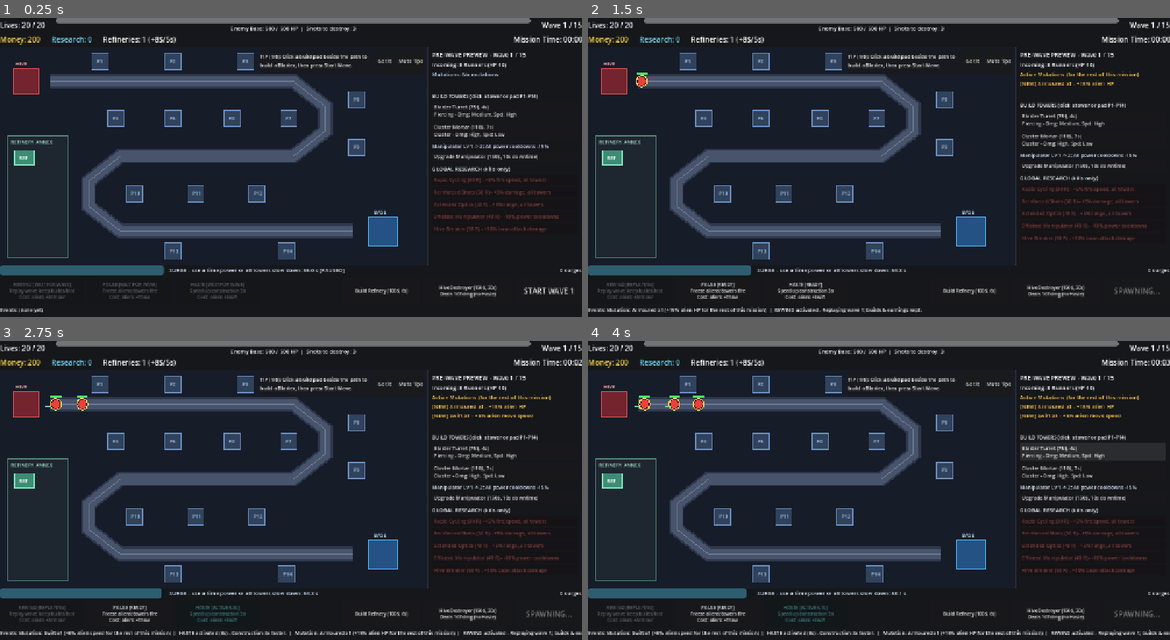
Above: before the commit, frames 1-4 (two rows, left to right).
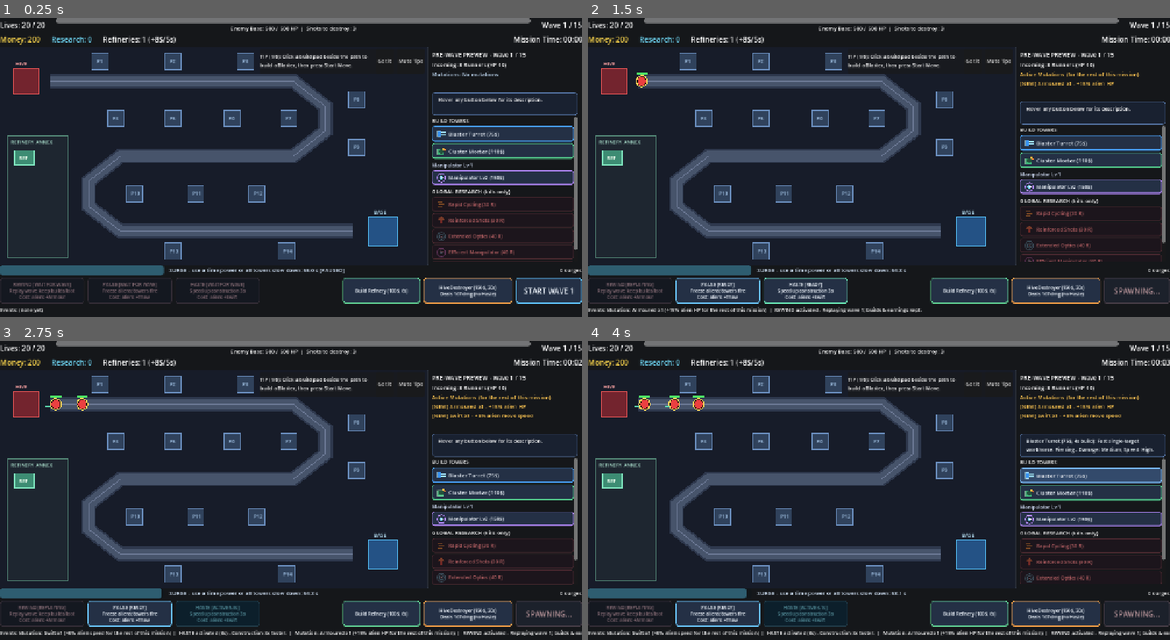
Above: after the commit, the same moments.

Repository: toxicw8st/time-defense
Game: Godot game, scene res://scenes/main.tscn
Two runs of this game, one before a commit and one after it. Both use one fixed random seed, a clock stepped at 60 frames per second and the inputs below.
Inputs:
- Up to frame 1 (0.25 s): no input
- Up to frame 2 (1.5 s): click "START WAVE 1" at 0.5 s; click "REWIND [READY] Replay wave, k…" at 1.25 s
- Up to frame 3 (2.75 s): click "HASTE [READY] Speed up constr…" at 2 s
- Up to frame 4 (4 s): click "Blaster Turret (75$, 4s) Pier…" (after the commit: "Blaster Turret (75$)") at 2.75 s; click "[CLICK PAD] Blaster Turret (7…" at 3.5 s

The runs differ from the first frame. In frame 1, 11% of the frame differs, in the area x 0-100%, y 24-96%; in frame 2, 12%, in the area x 0-100%, y 27-96%; in frame 3, 10%; in frame 4, 11%.

Commit message:
Polish right-panel buttons with raised styles, 24x24 icons, and hover descriptions

Diff:
--- a/scenes/hud.tscn
+++ b/scenes/hud.tscn
@@ -108,6 +108,23 @@
 [node name="HSeparator" type="HSeparator" parent="RightPanel/Margin/VBox"]
 layout_mode = 2
 
+[node name="HoverInfoPanel" type="PanelContainer" parent="RightPanel/Margin/VBox"]
+layout_mode = 2
+
+[node name="HoverMargin" type="MarginContainer" parent="RightPanel/Margin/VBox/HoverInfoPanel"]
+layout_mode = 2
+theme_override_constants/margin_left = 6
+theme_override_constants/margin_top = 4
+theme_override_constants/margin_right = 6
+theme_override_constants/margin_bottom = 4
+
+[node name="HoverInfoLabel" type="Label" parent="RightPanel/Margin/VBox/HoverInfoPanel/HoverMargin"]
+custom_minimum_size = Vector2(0, 34)
+layout_mode = 2
+theme_override_font_sizes/font_size = 11
+text = "Hover any button below for its description."
+autowrap_mode = 3
+
 [node name="Scroll" type="ScrollContainer" parent="RightPanel/Margin/VBox"]
 layout_mode = 2
 size_flags_vertical = 3
@@ -128,18 +145,18 @@
 autowrap_mode = 3
 
 [node name="BuildBlasterButton" type="Button" parent="RightPanel/Margin/VBox/Scroll/ContentVBox/BuildMenuBox"]
-layout_mode = 2
-theme_override_font_sizes/font_size = 11
+custom_minimum_size = Vector2(0, 34)
+layout_mode = 2
+theme_override_font_sizes/font_size = 12
 text = "Blaster Turret (75$)"
 alignment = 0
-autowrap_mode = 3
 
 [node name="BuildMortarButton" type="Button" parent="RightPanel/Margin/VBox/Scroll/ContentVBox/BuildMenuBox"]
-layout_mode = 2
-theme_override_font_sizes/font_size = 11
+custom_minimum_size = Vector2(0, 34)
+layout_mode = 2
+theme_override_font_sizes/font_size = 12
 text = "Cluster Mortar (110$)"
 alignment = 0
-autowrap_mode = 3
 
 [node name="TowerPanelBox" type="VBoxContainer" parent="RightPanel/Margin/VBox/Scroll/ContentVBox"]
 visible = false
@@ -163,31 +180,32 @@
 text = "Status: Active"
 
 [node name="UpgradeDmgButton" type="Button" parent="RightPanel/Margin/VBox/Scroll/ContentVBox/TowerPanelBox"]
+custom_minimum_size = Vector2(0, 30)
 layout_mode = 2
 theme_override_font_sizes/font_size = 11
 text = "Damage"
 alignment = 0
-autowrap_mode = 3
 
 [node name="UpgradeRngButton" type="Button" parent="RightPanel/Margin/VBox/Scroll/ContentVBox/TowerPanelBox"]
+custom_minimum_size = Vector2(0, 30)
 layout_mode = 2
 theme_override_font_sizes/font_size = 11
 text = "Range"
 alignment = 0
-autowrap_mode = 3
 
 [node name="UpgradeSpdButton" type="Button" parent="RightPanel/Margin/VBox/Scroll/ContentVBox/TowerPanelBox"]
+custom_minimum_size = Vector2(0, 30)
 layout_mode = 2
 theme_override_font_sizes/font_size = 11
 text = "Fire Rate"
 alignment = 0
-autowrap_mode = 3
 
 [node name="SellButton" type="Button" parent="RightPanel/Margin/VBox/Scroll/ContentVBox/TowerPanelBox"]
+custom_minimum_size = Vector2(0, 30)
 layout_mode = 2
 theme_override_font_sizes/font_size = 11
 text = "Sell Tower"
-autowrap_mode = 3
+alignment = 0
 
 [node name="ManipulatorBox" type="VBoxContainer" parent="RightPanel/Margin/VBox/Scroll/ContentVBox"]
 layout_mode = 2
@@ -200,11 +218,11 @@
 autowrap_mode = 3
 
 [node name="ManipUpgradeButton" type="Button" parent="RightPanel/Margin/VBox/Scroll/ContentVBox/ManipulatorBox"]
-layout_mode = 2
-theme_override_font_sizes/font_size = 11
-text = "Upgrade Manipulator (150$, 10s)"
-alignment = 0
-autowrap_mode = 3
+custom_minimum_size = Vector2(0, 32)
+layout_mode = 2
+theme_override_font_sizes/font_size = 11
+text = "Upgrade Manipulator (150$)"
+alignment = 0
 
 [node name="ResearchBox" type="VBoxContainer" parent="RightPanel/Margin/VBox/Scroll/ContentVBox"]
 layout_mode = 2
--- a/scripts/hud.gd
+++ b/scripts/hud.gd
@@ -16,6 +16,8 @@
 @onready var preview_body_label: Label = $RightPanel/Margin/VBox/PreviewBodyLabel
 @onready var preview_mutations_label: Label = $RightPanel/Margin/VBox/PreviewMutationsLabel
 @onready var wave_summary_label: Label = $RightPanel/Margin/VBox/WaveSummaryLabel
+@onready var hover_info_panel: PanelContainer = $RightPanel/Margin/VBox/HoverInfoPanel
+@onready var hover_info_label: Label = $RightPanel/Margin/VBox/HoverInfoPanel/HoverMargin/HoverInfoLabel
 
 @onready var build_menu_box: VBoxContainer = $RightPanel/Margin/VBox/Scroll/ContentVBox/BuildMenuBox
 @onready var build_pad_label: Label = $RightPanel/Margin/VBox/Scroll/ContentVBox/BuildMenuBox/BuildPadLabel
@@ -84,6 +86,10 @@
 var _event_feed: Array[String] = []
 var _banner_timer: float = 0.0
 var _pulse_accum: float = 0.0
+var _icons: Dictionary = {}
+var _hover_descriptions: Dictionary = {}
+var _hovered_button: Button = null
+var _armed_style_state: Dictionary = {"blaster": false, "mortar": false}
 
 const RESEARCH_ORDER: Array[String] = [
 	"rapid_cycling",
@@ -135,6 +141,7 @@
 	sell_button.pressed.connect(_on_sell_pressed)
 
 	_build_research_buttons()
+	_setup_right_panel_buttons()
 
 	GameState.mission_ended.connect(_on_mission_ended)
 	GameState.mission_reset.connect(_on_mission_reset)
@@ -154,8 +161,8 @@
 func _build_research_buttons() -> void:
 	for key in RESEARCH_ORDER:
 		var btn := Button.new()
+		btn.custom_minimum_size = Vector2(0, 30)
 		btn.alignment = HORIZONTAL_ALIGNMENT_LEFT
-		btn.autowrap_mode = TextServer.AUTOWRAP_WORD_SMART
 		btn.add_theme_font_size_override("font_size", 11)
 		btn.pressed.connect(func() -> void:
 			if economy_ref != null:
@@ -164,6 +171,68 @@
 		)
 		research_list_box.add_child(btn)
 		_research_buttons[key] = btn
+
+
+func _setup_right_panel_buttons() -> void:
+	hover_info_panel.add_theme_stylebox_override("panel", UIIcons.make_button_style(Color(0.10, 0.13, 0.19), Color(0.32, 0.44, 0.62), 1))
+
+	var icon_keys: Array[String] = [
+		"blaster", "mortar", "damage", "range", "fire_rate", "sell", "manipulator",
+		"rapid_cycling", "reinforced_shots", "extended_optics", "efficient_manipulator", "hive_breaker",
+	]
+	for k in icon_keys:
+		_icons[k] = UIIcons.create_icon(k)
+
+	_init_styled_button(build_blaster_button, _icons["blaster"], Color(0.28, 0.62, 0.95))
+	_init_styled_button(build_mortar_button, _icons["mortar"], Color(0.32, 0.78, 0.54))
+	_init_styled_button(upg_dmg_button, _icons["damage"], Color(0.92, 0.48, 0.35))
+	_init_styled_button(upg_rng_button, _icons["range"], Color(0.35, 0.82, 0.95))
+	_init_styled_button(upg_spd_button, _icons["fire_rate"], Color(0.95, 0.82, 0.32))
+	_init_styled_button(sell_button, _icons["sell"], Color(0.88, 0.72, 0.25))
+	_init_styled_button(manip_upgrade_button, _icons["manipulator"], Color(0.68, 0.52, 0.95))
+
+	for key in RESEARCH_ORDER:
+		var btn: Button = _research_buttons[key]
+		_init_styled_button(btn, _icons[key], Color(0.42, 0.72, 0.92))
+
+	# Also style Bottom Bar buttons so every clickable button reads cleanly
+	UIIcons.apply_right_button_theme(rewind_button, Color(0.75, 0.58, 0.95))
+	UIIcons.apply_right_button_theme(pause_button, Color(0.42, 0.78, 0.98))
+	UIIcons.apply_right_button_theme(haste_button, Color(0.42, 0.92, 0.72))
+	UIIcons.apply_right_button_theme(refinery_button, Color(0.38, 0.82, 0.58))
+	UIIcons.apply_right_button_theme(charge_button, Color(0.95, 0.62, 0.28))
+	UIIcons.apply_right_button_theme(start_wave_button, Color(0.38, 0.78, 1.0))
+
+
+func _init_styled_button(btn: Button, icon_tex: Texture2D, accent: Color) -> void:
+	btn.icon = icon_tex
+	btn.expand_icon = false
+	UIIcons.apply_right_button_theme(btn, accent)
+	btn.mouse_entered.connect(func() -> void:
+		_hovered_button = btn
+		_refresh_hover_info()
+	)
+	btn.mouse_exited.connect(func() -> void:
+		if _hovered_button == btn:
+			_hovered_button = null
+			_refresh_hover_info()
+	)
+
+
+func _set_button_description(btn: Button, desc: String) -> void:
+	_hover_descriptions[btn] = desc
+	btn.tooltip_text = desc
+	if _hovered_button == btn:
+		_refresh_hover_info()
+
+
+func _refresh_hover_info() -> void:
+	if _hovered_button != null and _hover_descriptions.has(_hovered_button):
+		hover_info_label.text = _hover_descriptions[_hovered_button]
+		hover_info_label.modulate = Color(0.95, 0.98, 1.0)
+	else:
+		hover_info_label.text = "Hover any button below for its description."
+		hover_info_label.modulate = Color(0.68, 0.76, 0.88)
 
 
 func set_references(
@@ -342,35 +411,44 @@
 			phase_note,
 		]
 		manip_status_label.modulate = Color(1.0, 0.78, 0.35)
-		manip_upgrade_button.text = "Upgrading (%s)" % _format_mmss(m.manipulator_upgrading_remaining)
+		manip_upgrade_button.text = "Manipulator (%s)" % _format_mmss(m.manipulator_upgrading_remaining)
 		manip_upgrade_button.disabled = true
-		manip_upgrade_button.modulate = Color(0.75, 0.75, 0.75)
+		manip_upgrade_button.modulate = Color(0.85, 0.85, 0.88)
+		_set_button_description(manip_upgrade_button, "Upgrading Manipulator: all time powers are OFFLINE, Base is locked, and Surge is paused.")
 		return
 
 	if m.manipulator_level >= Balance.MANIPULATOR_MAX_LEVEL:
-		manip_status_label.text = "Manipulator Lv %d / %d (MAX)" % [m.manipulator_level, Balance.MANIPULATOR_MAX_LEVEL]
+		manip_status_label.text = "Manipulator Lv %d / %d" % [m.manipulator_level, Balance.MANIPULATOR_MAX_LEVEL]
 		manip_status_label.modulate = Color(0.55, 0.95, 0.65)
 		manip_upgrade_button.text = "Manipulator MAX"
 		manip_upgrade_button.disabled = true
-		manip_upgrade_button.modulate = Color(0.75, 0.9, 0.75)
+		manip_upgrade_button.modulate = Color(0.75, 0.95, 0.78)
+		_set_button_description(manip_upgrade_button, "Manipulator is at maximum prototype level (Lv 5).")
 		return
 
 	var next_lvl: int = m.manipulator_level + 1
 	var cfg: Dictionary = Balance.MANIPULATOR_UPGRADES[next_lvl]
 	var cost: int = int(cfg["cost"])
 	var btime: int = int(cfg["build_time"])
-	manip_status_label.text = "Manipulator Lv %d -> %d: %s" % [m.manipulator_level, next_lvl, cfg["benefit_text"]]
+	manip_status_label.text = "Manipulator Lv %d" % m.manipulator_level
 	manip_status_label.modulate = Color(0.85, 0.9, 1.0)
+	_set_button_description(manip_upgrade_button, "Lv %d -> %d (%d$, %ds in wave): %s. Takes all powers OFFLINE & locks Base while building (Surge pauses)." % [
+		m.manipulator_level,
+		next_lvl,
+		cost,
+		btime,
+		cfg["benefit_text"],
+	])
 	if GameState.is_base_charging():
-		manip_upgrade_button.text = "Upgrade (%d$, %ds) [BASE BUSY]" % [cost, btime]
+		manip_upgrade_button.text = "Manipulator Lv%d (%d$) [BUSY]" % [next_lvl, cost]
 		manip_upgrade_button.disabled = true
-		manip_upgrade_button.modulate = Color(0.72, 0.72, 0.72)
+		manip_upgrade_button.modulate = Color(0.78, 0.78, 0.82)
 		return
 
 	var can_buy: bool = time_powers_ref != null and time_powers_ref.can_upgrade_manipulator()
-	manip_upgrade_button.text = "Upgrade Manipulator (%d$, %ds downtime)" % [cost, btime]
+	manip_upgrade_button.text = "Manipulator Lv%d (%d$)" % [next_lvl, cost]
 	manip_upgrade_button.disabled = not can_buy
-	manip_upgrade_button.modulate = Color.WHITE if can_buy else Color(1.0, 0.45, 0.45)
+	manip_upgrade_button.modulate = Color.WHITE if can_buy else Color(1.0, 0.65, 0.65)
 
 
 func _refresh_preview_panel() -> void:
@@ -428,17 +506,22 @@
 			tower_status_label.text = "Status: Active"
 			tower_status_label.modulate = Color(0.55, 0.95, 0.65)
 
-		_style_upgrade_button(upg_dmg_button, "Damage (+25%)", "damage", _selected_tower, money)
-		_style_upgrade_button(upg_rng_button, "Range (+12%)", "range", _selected_tower, money)
-		_style_upgrade_button(upg_spd_button, "Fire Rate (+15%)", "fire_rate", _selected_tower, money)
+		_style_upgrade_button(upg_dmg_button, "Damage", "damage", _selected_tower, money, "+25% damage per level")
+		_style_upgrade_button(upg_rng_button, "Range", "range", _selected_tower, money, "+12% range per level")
+		_style_upgrade_button(upg_spd_button, "Fire Rate", "fire_rate", _selected_tower, money, "+15% fire speed per level")
 
 		var refund: int = _selected_tower.get_sell_refund()
 		sell_button.disabled = GameState.mission.is_over
+		_set_button_description(sell_button, "Sell this tower for %d money (50%% of %d total spent) and free pad P%d." % [
+			refund,
+			_selected_tower.total_spent,
+			_selected_tower.pad_index + 1,
+		])
 		if _sell_confirm_armed:
-			sell_button.text = "CONFIRM SELL (+%d money)" % refund
+			sell_button.text = "CONFIRM SELL (+%d$)" % refund
 			sell_button.modulate = Color(1.0, 0.55, 0.45)
 		else:
-			sell_button.text = "Sell Tower (+%d money, 50%%)" % refund
+			sell_button.text = "Sell Tower (+%d$)" % refund
 			sell_button.modulate = Color.WHITE
 	elif _selected_pad_idx >= 0:
 		build_menu_box.visible = true
@@ -451,9 +534,9 @@
 		tower_panel_box.visible = false
 		var pending: String = map_ref.pending_build_type if map_ref != null else ""
 		if pending != "":
-			build_pad_label.text = "CLICK AN EMPTY PAD (P1-P14) TO PLACE %s (right-click cancels)" % Balance.TOWERS[pending]["name"].to_upper()
+			build_pad_label.text = "CLICK PAD P1-P14 TO PLACE %s" % Balance.TOWERS[pending]["name"].to_upper()
 		else:
-			build_pad_label.text = "BUILD TOWERS (click a tower or pad P1-P14)"
+			build_pad_label.text = "BUILD TOWERS"
 		_style_build_button(build_blaster_button, "blaster", money, pending == "blaster")
 		_style_build_button(build_mortar_button, "mortar", money, pending == "mortar")
 
@@ -465,15 +548,20 @@
 		var cfg: Dictionary = Balance.RESEARCH_NODES[key]
 		var cost: int = int(cfg["cost"])
 		var owned: bool = GameState.mission.owned_research.get(key, false)
+		_set_button_description(btn, "%s (%d Research): %s (applies globally, instant)." % [
+			cfg["name"],
+			cost,
+			cfg["description"],
+		])
 		if owned:
-			btn.text = "[OWNED] %s (%s)" % [cfg["name"], cfg["description"]]
+			btn.text = "%s [OWNED]" % cfg["name"]
 			btn.disabled = true
-			btn.modulate = Color(0.55, 0.95, 0.65)
+			btn.modulate = Color(0.62, 0.95, 0.72)
 		else:
-			btn.text = "%s (%d R) - %s" % [cfg["name"], cost, cfg["description"]]
+			btn.text = "%s (%d R)" % [cfg["name"], cost]
 			var affordable: bool = res >= cost and not GameState.mission.is_over
 			btn.disabled = not affordable
-			btn.modulate = Color.WHITE if affordable else Color(1.0, 0.45, 0.45)
+			btn.modulate = Color.WHITE if affordable else Color(1.0, 0.65, 0.65)
 
 
 func _refresh_charge_button() -> void:
@@ -541,23 +629,33 @@
 	var cost: int = int(cfg["cost"])
 	var affordable: bool = money >= cost and not GameState.mission.is_over
 	var armed_prefix: String = "[CLICK PAD] " if is_armed else ""
-	btn.text = "%s%s (%d$, %ds)\n%s - Dmg: %s, Spd: %s" % [
-		armed_prefix,
+	btn.text = "%s%s (%d$)" % [armed_prefix, cfg["name"], cost]
+	btn.disabled = not affordable
+	if _armed_style_state.get(tower_type, false) != is_armed:
+		_armed_style_state[tower_type] = is_armed
+		var accent := Color(0.28, 0.62, 0.95) if tower_type == "blaster" else Color(0.32, 0.78, 0.54)
+		UIIcons.apply_right_button_theme(btn, accent, is_armed)
+
+	var desc: String = "%s (%d$, %ds build): %s. %s - Damage: %s, Speed: %s." % [
 		cfg["name"],
 		cost,
 		int(cfg["build_time"]),
+		cfg["role"],
 		cfg["damage_type_label"],
 		cfg["damage_rating"],
 		cfg["speed_rating"],
 	]
-	btn.disabled = not affordable
+	if tower_type == "mortar":
+		desc += " 60 px min blind spot."
+	_set_button_description(btn, desc)
+
 	if is_armed:
-		btn.modulate = Color(0.55, 0.95, 1.0)
-	else:
-		btn.modulate = Color.WHITE if affordable else Color(1.0, 0.45, 0.45)
-
-
-func _style_upgrade_button(btn: Button, title: String, key: String, tower: TowerUnit, money: int) -> void:
+		btn.modulate = Color(0.75, 0.98, 1.0)
+	else:
+		btn.modulate = Color.WHITE if affordable else Color(1.0, 0.65, 0.65)
+
+
+func _style_upgrade_button(btn: Button, title: String, key: String, tower: TowerUnit, money: int, desc_detail: String) -> void:
 	var lvl: int = int(tower.levels.get(key, 0))
 	var pips: String = ""
 	for i in range(Balance.TOWER_UPGRADE_MAX_LEVEL):
@@ -565,17 +663,25 @@
 	if lvl >= Balance.TOWER_UPGRADE_MAX_LEVEL:
 		btn.text = "%s %s MAX" % [title, pips]
 		btn.disabled = true
-		btn.modulate = Color(0.75, 0.9, 0.75)
+		btn.modulate = Color(0.75, 0.92, 0.78)
+		_set_button_description(btn, "%s is at maximum level (3/3): %s." % [title, desc_detail])
 		return
 	var cost: int = Balance.TOWER_UPGRADE_COSTS[lvl]
 	var btime: int = int(Balance.TOWER_UPGRADE_BUILD_TIMES[lvl])
 	var can_buy: bool = tower.can_start_upgrade(key)
-	btn.text = "%s %s - %d$ (%ds)" % [title, pips, cost, btime]
+	btn.text = "%s %s (%d$)" % [title, pips, cost]
 	btn.disabled = not can_buy
+	_set_button_description(btn, "Upgrade %s to Lvl %d/3 (%d$, %ds in wave): %s. Tower cannot fire while upgrading." % [
+		title,
+		lvl + 1,
+		cost,
+		btime,
+		desc_detail,
+	])
 	if money < cost:
-		btn.modulate = Color(1.0, 0.45, 0.45)
+		btn.modulate = Color(1.0, 0.65, 0.65)
 	elif not can_buy:
-		btn.modulate = Color(0.7, 0.7, 0.7)
+		btn.modulate = Color(0.8, 0.8, 0.85)
 	else:
 		btn.modulate = Color.WHITE
 
--- /dev/null
+++ b/scripts/ui_icons.gd
@@ -0,0 +1,125 @@
+extends RefCounted
+class_name UIIcons
+
+## Generates crisp 24x24 procedural icons and reusable button styles for the HUD.
+
+
+static func make_button_style(bg: Color, border: Color, bottom_border: int = 3) -> StyleBoxFlat:
+	var sb := StyleBoxFlat.new()
+	sb.bg_color = bg
+	sb.border_color = border
+	sb.border_width_left = 1
+	sb.border_width_right = 1
+	sb.border_width_top = 1
+	sb.border_width_bottom = bottom_border
+	sb.corner_radius_top_left = 5
+	sb.corner_radius_top_right = 5
+	sb.corner_radius_bottom_left = 5
+	sb.corner_radius_bottom_right = 5
+	sb.content_margin_left = 8
+	sb.content_margin_right = 8
+	sb.content_margin_top = 4
+	sb.content_margin_bottom = 4
+	return sb
+
+
+static func apply_right_button_theme(btn: Button, accent: Color = Color(0.36, 0.56, 0.82), armed: bool = false) -> void:
+	var normal_bg := Color(0.15, 0.25, 0.36) if armed else Color(0.14, 0.19, 0.27)
+	var normal_border := Color(0.35, 0.92, 1.0) if armed else accent
+	btn.add_theme_stylebox_override("normal", make_button_style(normal_bg, normal_border, 3))
+	btn.add_theme_stylebox_override("hover", make_button_style(Color(0.20, 0.29, 0.42), normal_border.lightened(0.28), 3))
+	btn.add_theme_stylebox_override("pressed", make_button_style(Color(0.10, 0.14, 0.20), normal_border, 1))
+	btn.add_theme_stylebox_override("focus", make_button_style(normal_bg, normal_border.lightened(0.2), 3))
+	btn.add_theme_stylebox_override("disabled", make_button_style(Color(0.11, 0.13, 0.17), Color(0.28, 0.24, 0.28), 2))
+	btn.add_theme_color_override("font_color", Color(0.95, 0.97, 1.0))
+	btn.add_theme_color_override("font_hover_color", Color.WHITE)
+	btn.add_theme_color_override("font_disabled_color", Color(0.72, 0.58, 0.60))
+
+
+static func create_icon(kind: String) -> ImageTexture:
+	var img := Image.create(24, 24, false, Image.FORMAT_RGBA8)
+	img.fill(Color(0, 0, 0, 0))
+
+	match kind:
+		"blaster":
+			_fill_rect(img, 3, 5, 13, 19, Color(0.22, 0.58, 0.95))
+			_stroke_rect(img, 3, 5, 13, 19, Color(0.72, 0.92, 1.0))
+			_fill_rect(img, 12, 8, 22, 11, Color(0.65, 0.92, 1.0))
+			_fill_rect(img, 12, 13, 22, 16, Color(0.65, 0.92, 1.0))
+		"mortar":
+			_fill_rect(img, 3, 7, 18, 21, Color(0.25, 0.72, 0.48))
+			_stroke_rect(img, 3, 7, 18, 21, Color(0.68, 0.96, 0.78))
+			_fill_circle(img, 12, 12, 5, Color(0.14, 0.32, 0.24))
+			_fill_circle(img, 17, 6, 3, Color(1.0, 0.75, 0.28))
+			_fill_circle(img, 20, 9, 2, Color(1.0, 0.52, 0.22))
+		"damage", "reinforced_shots":
+			_fill_rect(img, 10, 6, 14, 20, Color(0.96, 0.42, 0.32))
+			_fill_triangle_up(img, 12, 3, 8, Color(1.0, 0.68, 0.35))
+		"range", "extended_optics":
+			_draw_ring(img, 12, 12, 9, Color(0.38, 0.88, 1.0))
+			_draw_ring(img, 12, 12, 5, Color(0.38, 0.88, 1.0))
+			_fill_circle(img, 12, 12, 2, Color(0.85, 0.98, 1.0))
+		"fire_rate", "rapid_cycling":
+			_fill_rect(img, 4, 6, 15, 9, Color(1.0, 0.86, 0.28))
+			_fill_rect(img, 7, 11, 19, 14, Color(1.0, 0.86, 0.28))
+			_fill_rect(img, 4, 16, 15, 19, Color(1.0, 0.86, 0.28))
+		"sell":
+			_fill_circle(img, 12, 12, 9, Color(0.95, 0.78, 0.22))
+			_draw_ring(img, 12, 12, 9, Color(1.0, 0.95, 0.65))
+			_fill_rect(img, 11, 6, 13, 18, Color(0.38, 0.24, 0.05))
+		"manipulator", "efficient_manipulator":
+			_draw_ring(img, 12, 12, 9, Color(0.72, 0.55, 1.0))
+			_fill_circle(img, 12, 12, 4, Color(0.45, 0.88, 1.0))
+			_fill_rect(img, 11, 4, 13, 12, Color(0.95, 0.88, 1.0))
+			_fill_rect(img, 12, 11, 18, 13, Color(0.95, 0.88, 1.0))
+		"hive_breaker":
+			_fill_rect(img, 2, 10, 21, 14, Color(0.35, 0.92, 1.0))
+			_fill_circle(img, 18, 12, 5, Color(1.0, 0.72, 0.25))
+		_:
+			_fill_rect(img, 5, 5, 19, 19, Color(0.55, 0.75, 0.95))
+
+	return ImageTexture.create_from_image(img)
+
+
+static func _fill_rect(img: Image, x0: int, y0: int, x1: int, y1: int, col: Color) -> void:
+	for y in range(maxi(0, y0), mini(24, y1)):
+		for x in range(maxi(0, x0), mini(24, x1)):
+			img.set_pixel(x, y, col)
+
+
+static func _stroke_rect(img: Image, x0: int, y0: int, x1: int, y1: int, col: Color) -> void:
+	for x in range(maxi(0, x0), mini(24, x1)):
+		if y0 >= 0 and y0 < 24:
+			img.set_pixel(x, y0, col)
+		if y1 - 1 >= 0 and y1 - 1 < 24:
+			img.set_pixel(x, y1 - 1, col)
+	for y in range(maxi(0, y0), mini(24, y1)):
+		if x0 >= 0 and x0 < 24:
+			img.set_pixel(x0, y, col)
+		if x1 - 1 >= 0 and x1 - 1 < 24:
+			img.set_pixel(x1 - 1, y, col)
+
+
+static func _fill_circle(img: Image, cx: int, cy: int, r: int, col: Color) -> void:
+	for y in range(maxi(0, cy - r), mini(24, cy + r + 1)):
+		for x in range(maxi(0, cx - r), mini(24, cx + r + 1)):
+			var dx: int = x - cx
+			var dy: int = y - cy
+			if dx * dx + dy * dy <= r * r:
+				img.set_pixel(x, y, col)
+
+
+static func _draw_ring(img: Image, cx: int, cy: int, r: int, col: Color) -> void:
+	for y in range(maxi(0, cy - r - 1), mini(24, cy + r + 2)):
+		for x in range(maxi(0, cx - r - 1), mini(24, cx + r + 2)):
+			var d: float = sqrt(float((x - cx) * (x - cx) + (y - cy) * (y - cy)))
+			if absf(d - float(r)) <= 1.1:
+				img.set_pixel(x, y, col)
+
+
+static func _fill_triangle_up(img: Image, tip_x: int, tip_y: int, height: int, col: Color) -> void:
+	for dy in range(height):
+		var y: int = tip_y + dy
+		for x in range(tip_x - dy, tip_x + dy + 1):
+			if x >= 0 and x < 24 and y >= 0 and y < 24:
+				img.set_pixel(x, y, col)
--- a/tests/test_step8.gd
+++ b/tests/test_step8.gd
@@ -85,9 +85,16 @@
 			var pad_screen: Vector2 = GameMap.BUILD_PAD_POSITIONS[i] + map.position
 			assert(not r.has_point(pad_screen), "%s overlaps Pad P%d at %s! rect=%s" % [ctrl_name, i + 1, str(pad_screen), str(r)])
 
-	# Verify BuildMenuBox is IMMEDIATELY visible on startup (no mystery!)
+	# Verify BuildMenuBox is IMMEDIATELY visible on startup with icons, button styles & hover descriptions
 	assert(hud.build_menu_box.visible, "BuildMenuBox must be visible on startup so player sees towers to add")
 	assert(hud.build_blaster_button.visible and hud.build_mortar_button.visible)
+	assert(hud.build_blaster_button.icon != null and hud.build_mortar_button.icon != null, "Tower buttons must have icons")
+	assert(hud.manip_upgrade_button.icon != null, "Manipulator button must have icon")
+	for k in hud._research_buttons.keys():
+		assert(hud._research_buttons[k].icon != null, "Research button %s must have icon" % k)
+	hud.build_blaster_button.mouse_entered.emit()
+	assert(hud.hover_info_label.text.contains("Piercing"), "Hovering Blaster button must show description")
+	hud.build_blaster_button.mouse_exited.emit()
 
 	# Verify Wave 1 PromptBanner is visible and NOT overlapping Pad P1 (220, 64+32=96)!
 	assert(hud.prompt_banner.visible and hud.prompt_label.text.contains("TIP (1/6)"))
Not shown, added: scripts/ui_icons.gd.uid
